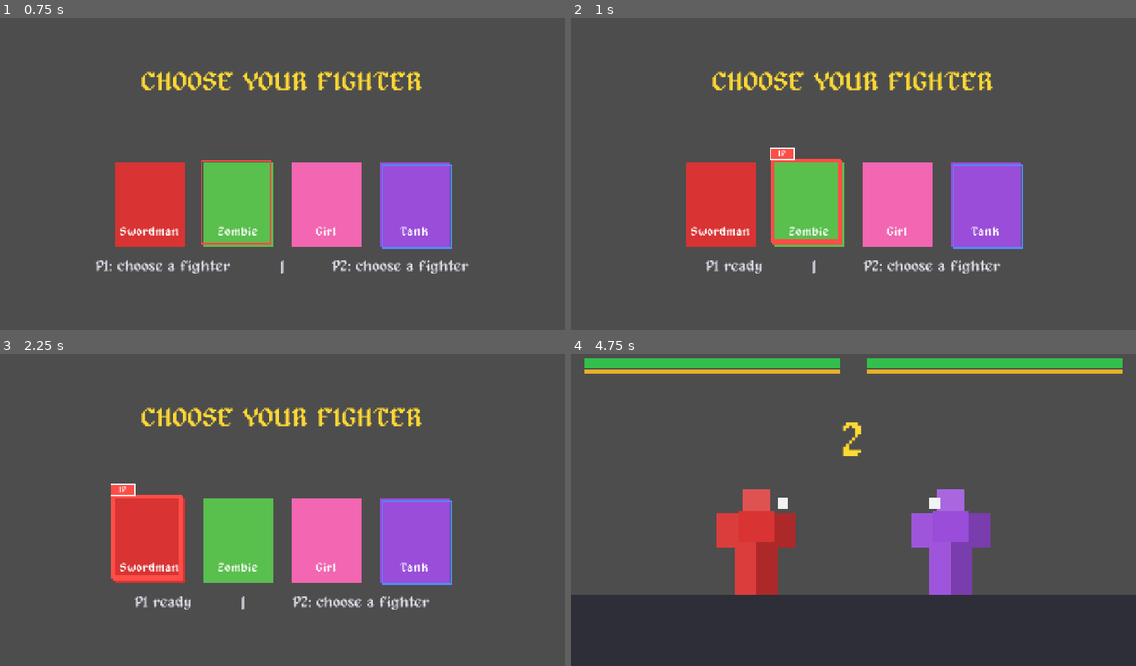
Above: before the commit, frames 1-4 (two rows, left to right).
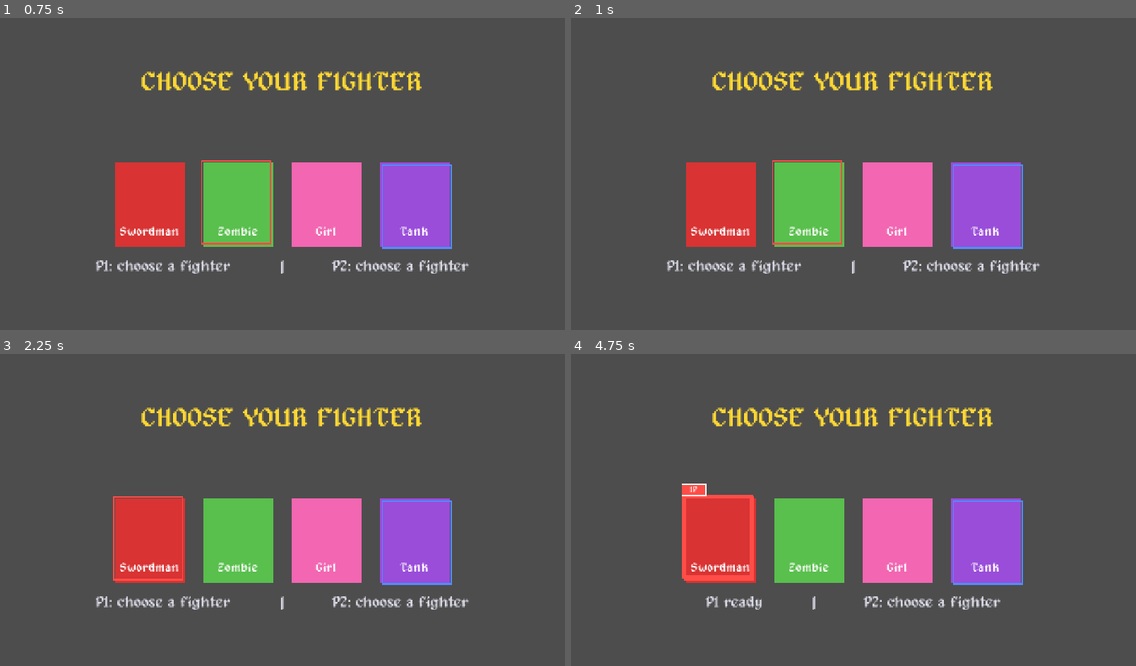
Above: after the commit, the same moments.

Repository: al5ina5/fighter
Game: Godot game, scene res://scenes/Menu.tscn
The game is run twice, just before and just after one commit, with the same random seed, the same clock (stepped at 60 frames per second) and the same inputs.
Inputs (mouse positions are in pixels of both pictures, inside the frame that each line leads up to):
- Up to frame 1 (0.75 s): tap Enter (ui_accept) at 0.5 s; move the mouse to (406, 155) at 0.52 s; hold D (p1_move_right) from 0.53 s (still down); tap G (p1_heavy, bound only before the commit) at 0.6 s; click (406, 155) at 0.67 s
- Up to frame 2 (1 s): keep holding D (p1_move_right); tap W (p1_jump) at 0.77 s; tap F (p1_light, bound only before the commit) at 0.8 s
- Up to frame 3 (2.25 s): tap W (p1_jump) at 1.07, 1.52, 1.82 s; tap Enter (ui_accept) at 1.25, 2 s; move the mouse to (169, 522) at 1.27 s; tap F (p1_light, bound only before the commit) at 1.35 s; tap L (p2_heavy, bound only before the commit) at 1.55, 2.1 s; move the mouse to (339, 438) at 2.02 s; release D (p1_move_right) at 2.03 s; hold A (p1_move_left) from 2.03 s (still down)
- Up to frame 4 (4.75 s): tap K (p2_light, bound only before the commit) at 2.3, 2.85 s; tap Enter (ui_accept) at 2.75, 3.5 s; move the mouse to (825, 572) at 2.77 s; release A (p1_move_left) at 2.78 s; hold D (p1_move_right) 2.78-4.28 s; click (825, 572) at 2.92 s; tap W (p1_jump) at 3.02, 3.32, 3.77, 4.07, 4.52 s; tap Left (p2_move_left) at 3.05, 3.6 s; move the mouse to (1023, 553) at 3.52 s; tap Right (p2_move_right) at 3.8, 4.35 s; move the mouse to (684, 460) at 4.27 s; hold A (p1_move_left) from 4.28 s (still down); tap H (p1_leg_l, bound only after the commit) at 4.55 s

Frame 1 is identical in both runs. In frame 2, 1.8% of the frame differs, in the area x 17-83%, y 41-82%; in frame 3, 1.8%; in frame 4, 44%, in the area x 0-100%, y 1-100%.

Commit message:
Phase B: 4 limb-attacks (matching-limb damage), joint-pivot swing animation, block=back/bumper, jump=stick/dpad up

Diff:
--- a/scenes/Player.tscn
+++ b/scenes/Player.tscn
@@ -15,10 +15,10 @@
 size = Vector2(28, 24)
 
 [sub_resource type="RectangleShape2D" id="RectangleShape2D_arm"]
-size = Vector2(16, 26)
+size = Vector2(16, 22)
 
 [sub_resource type="RectangleShape2D" id="RectangleShape2D_leg"]
-size = Vector2(16, 40)
+size = Vector2(12, 40)
 
 [node name="Player" type="CharacterBody2D" groups=["players"]]
 collision_layer = 1
@@ -31,16 +31,17 @@
 [node name="Rig" type="Node2D" parent="."]
 
 [node name="head" type="Node2D" parent="Rig"]
+position = Vector2(0, -24)
 
 [node name="Body" type="ColorRect" parent="Rig/head"]
 offset_left = -10.0
-offset_top = -40.0
+offset_top = -16.0
 offset_right = 10.0
-offset_bottom = -24.0
+offset_bottom = 0.0
 color = Color(0.9, 0.35, 0.35, 1)
 
 [node name="Hurtbox" type="Area2D" parent="Rig/head"]
-position = Vector2(0, -32)
+position = Vector2(0, -8)
 collision_layer = 4
 collision_mask = 0
 monitorable = true
@@ -50,16 +51,17 @@
 shape = SubResource("RectangleShape2D_head")
 
 [node name="torso" type="Node2D" parent="Rig"]
+position = Vector2(0, -12)
 
 [node name="Body" type="ColorRect" parent="Rig/torso"]
 offset_left = -14.0
-offset_top = -24.0
+offset_top = -12.0
 offset_right = 14.0
-offset_bottom = 0.0
+offset_bottom = 12.0
 color = Color(0.85, 0.2, 0.2, 1)
 
 [node name="Hurtbox" type="Area2D" parent="Rig/torso"]
-position = Vector2(0, -12)
+position = Vector2(0, 0)
 collision_layer = 4
 collision_mask = 0
 monitorable = true
@@ -69,16 +71,17 @@
 shape = SubResource("RectangleShape2D_torso")
 
 [node name="arm_l" type="Node2D" parent="Rig"]
+position = Vector2(-20, -20)
 
 [node name="Body" type="ColorRect" parent="Rig/arm_l"]
-offset_left = -30.0
-offset_top = -22.0
-offset_right = -14.0
-offset_bottom = 4.0
+offset_left = -2.0
+offset_top = -2.0
+offset_right = 14.0
+offset_bottom = 20.0
 color = Color(0.7, 0.17, 0.17, 1)
 
 [node name="Hurtbox" type="Area2D" parent="Rig/arm_l"]
-position = Vector2(-22, -9)
+position = Vector2(6, 9)
 collision_layer = 4
 collision_mask = 0
 monitorable = true
@@ -88,16 +91,17 @@
 shape = SubResource("RectangleShape2D_arm")
 
 [node name="arm_r" type="Node2D" parent="Rig"]
+position = Vector2(6, -20)
 
 [node name="Body" type="ColorRect" parent="Rig/arm_r"]
-offset_left = 14.0
-offset_top = -22.0
-offset_right = 30.0
-offset_bottom = 4.0
+offset_left = -2.0
+offset_top = -2.0
+offset_right = 14.0
+offset_bottom = 20.0
 color = Color(0.7, 0.17, 0.17, 1)
 
 [node name="Hurtbox" type="Area2D" parent="Rig/arm_r"]
-position = Vector2(22, -9)
+position = Vector2(6, 9)
 collision_layer = 4
 collision_mask = 0
 monitorable = true
@@ -107,16 +111,17 @@
 shape = SubResource("RectangleShape2D_arm")
 
 [node name="leg_l" type="Node2D" parent="Rig"]
+position = Vector2(-13, 0)
 
 [node name="Body" type="ColorRect" parent="Rig/leg_l"]
-offset_left = -16.0
+offset_left = 0.0
 offset_top = 0.0
-offset_right = 0.0
+offset_right = 12.0
 offset_bottom = 40.0
 color = Color(0.6, 0.14, 0.14, 1)
 
 [node name="Hurtbox" type="Area2D" parent="Rig/leg_l"]
-position = Vector2(-8, 20)
+position = Vector2(6, 20)
 collision_layer = 4
 collision_mask = 0
 monitorable = true
@@ -126,16 +131,17 @@
 shape = SubResource("RectangleShape2D_leg")
 
 [node name="leg_r" type="Node2D" parent="Rig"]
+position = Vector2(1, 0)
 
 [node name="Body" type="ColorRect" parent="Rig/leg_r"]
 offset_left = 0.0
 offset_top = 0.0
-offset_right = 16.0
+offset_right = 12.0
 offset_bottom = 40.0
 color = Color(0.6, 0.14, 0.14, 1)
 
 [node name="Hurtbox" type="Area2D" parent="Rig/leg_r"]
-position = Vector2(8, 20)
+position = Vector2(6, 20)
 collision_layer = 4
 collision_mask = 0
 monitorable = true
--- a/scripts/CharacterSelect.gd
+++ b/scripts/CharacterSelect.gd
@@ -124,8 +124,8 @@
 		get_tree().change_scene_to_file("res://scenes/Battle.tscn")
 		return
 
-	_update_player(1, "p1_move_left", "p1_move_right", "p1_light", p1_cursor, p1_marker, p1_badge)
-	_update_player(2, "p2_move_left", "p2_move_right", "p2_light", p2_cursor, p2_marker, p2_badge)
+	_update_player(1, "p1_move_left", "p1_move_right", "p1_leg_l", p1_cursor, p1_marker, p1_badge)
+	_update_player(2, "p2_move_left", "p2_move_right", "p2_leg_l", p2_cursor, p2_marker, p2_badge)
 	_update_status()
 	banner_time += delta
 	_update_banner()
--- a/scripts/InputSetup.gd
+++ b/scripts/InputSetup.gd
@@ -5,17 +5,21 @@
 	# Player 1 — keyboard (WASD) + controller slot 0
 	_key_action("p1_move_left", [KEY_A], JOY_BUTTON_DPAD_LEFT, 0)
 	_key_action("p1_move_right", [KEY_D], JOY_BUTTON_DPAD_RIGHT, 0)
-	_key_action("p1_jump", [KEY_W, KEY_SPACE], JOY_BUTTON_A, 0)
-	_key_action("p1_light", [KEY_F], JOY_BUTTON_X, 0)
-	_key_action("p1_heavy", [KEY_G], JOY_BUTTON_Y, 0)
+	_key_action("p1_jump", [KEY_W, KEY_UP], JOY_BUTTON_DPAD_UP, 0)
 	_key_action("p1_block", [KEY_S], JOY_BUTTON_LEFT_SHOULDER, 0)
+	_key_action("p1_arm_l", [KEY_F], JOY_BUTTON_Y, 0)
+	_key_action("p1_arm_r", [KEY_G], JOY_BUTTON_X, 0)
+	_key_action("p1_leg_l", [KEY_H], JOY_BUTTON_A, 0)
+	_key_action("p1_leg_r", [KEY_J], JOY_BUTTON_B, 0)
 	# Player 2 — keyboard (arrows) + controller slot 1
 	_key_action("p2_move_left", [KEY_LEFT], JOY_BUTTON_DPAD_LEFT, 1)
 	_key_action("p2_move_right", [KEY_RIGHT], JOY_BUTTON_DPAD_RIGHT, 1)
-	_key_action("p2_jump", [KEY_UP, KEY_ENTER], JOY_BUTTON_A, 1)
-	_key_action("p2_light", [KEY_K], JOY_BUTTON_X, 1)
-	_key_action("p2_heavy", [KEY_L], JOY_BUTTON_Y, 1)
+	_key_action("p2_jump", [KEY_UP], JOY_BUTTON_DPAD_UP, 1)
 	_key_action("p2_block", [KEY_DOWN], JOY_BUTTON_LEFT_SHOULDER, 1)
+	_key_action("p2_arm_l", [KEY_K], JOY_BUTTON_Y, 1)
+	_key_action("p2_arm_r", [KEY_L], JOY_BUTTON_X, 1)
+	_key_action("p2_leg_l", [KEY_SEMICOLON], JOY_BUTTON_A, 1)
+	_key_action("p2_leg_r", [KEY_APOSTROPHE], JOY_BUTTON_B, 1)
 
 
 func _key_action(action: StringName, keys: Array, pad_button: int = -1, pad_device: int = 0) -> void:
--- a/scripts/Menu.gd
+++ b/scripts/Menu.gd
@@ -30,7 +30,7 @@
 func _should_start() -> bool:
 	if Input.is_action_just_pressed("ui_accept"):
 		return true
-	for action in ["p1_jump", "p1_light", "p1_heavy", "p2_jump", "p2_light", "p2_heavy"]:
+	for action in ["p1_jump", "p1_arm_l", "p1_arm_r", "p1_leg_l", "p1_leg_r", "p2_jump", "p2_arm_l", "p2_arm_r", "p2_leg_l", "p2_leg_r"]:
 		if Input.is_action_just_pressed(action):
 			return true
 	for device in [0, 1]:
--- a/scripts/Player.gd
+++ b/scripts/Player.gd
@@ -13,16 +13,23 @@
 }
 const LIMBS := ["head", "torso", "arm_l", "arm_r", "leg_l", "leg_r"]
 
-const LIGHT := {
-	"windup": 0.10, "active": 0.10, "recovery": 0.20,
-	"damage": 5.0, "knockback": 160.0, "stun": 0.22, "reach": Vector2(70, 80),
-	"aim": 0.0, "can_hit": ["head", "torso", "arm_l", "arm_r"],
+const ARM_L := {
+	"name": "arm_l", "target": "arm_l", "windup": 0.12, "active": 0.08, "recovery": 0.18,
+	"damage": 6.0, "knockback": 230.0, "stun": 0.26, "reach": Vector2(70, 70), "aim": 0.0, "swing": 0.9,
 }
-const HEAVY := {
-	"windup": 0.35, "active": 0.12, "recovery": 0.35,
-	"damage": 12.0, "knockback": 300.0, "stun": 0.36, "reach": Vector2(95, 95),
-	"aim": 10.0, "can_hit": ["head", "torso", "arm_l", "arm_r", "leg_l", "leg_r"],
+const ARM_R := {
+	"name": "arm_r", "target": "arm_r", "windup": 0.12, "active": 0.08, "recovery": 0.18,
+	"damage": 6.0, "knockback": 230.0, "stun": 0.26, "reach": Vector2(70, 70), "aim": 0.0, "swing": 0.9,
 }
+const LEG_L := {
+	"name": "leg_l", "target": "leg_l", "windup": 0.28, "active": 0.10, "recovery": 0.30,
+	"damage": 10.0, "knockback": 330.0, "stun": 0.40, "reach": Vector2(95, 100), "aim": 12.0, "swing": 1.2,
+}
+const LEG_R := {
+	"name": "leg_r", "target": "leg_r", "windup": 0.28, "active": 0.10, "recovery": 0.30,
+	"damage": 10.0, "knockback": 330.0, "stun": 0.40, "reach": Vector2(95, 100), "aim": 12.0, "swing": 1.2,
+}
+const ATTACKS := {"arm_l": ARM_L, "arm_r": ARM_R, "leg_l": LEG_L, "leg_r": LEG_R}
 
 signal died
 
@@ -51,6 +58,8 @@
 var input_locked := false
 var air_hits := 0
 var hurt_tilt := 0.0
+var stick_was_up := false
+var attack_tween: Tween
 
 
 func _ready() -> void:
@@ -100,18 +109,14 @@
 	if _jump_pressed() and is_on_floor():
 		velocity.y = JUMP_VELOCITY
 		return
-	if _light_pressed():
-		if _has_arm():
-			_start_attack(LIGHT)
-		else:
-			velocity.x = 0.0
-	elif _heavy_pressed():
-		if _has_leg():
-			_start_attack(HEAVY)
-		else:
-			velocity.x = 0.0
-	else:
-		velocity.x = _move_input() * _move_speed()
+	for name in ["arm_l", "arm_r", "leg_l", "leg_r"]:
+		if Input.is_action_just_pressed(_action(name)):
+			if _limb_available(name):
+				_start_attack(ATTACKS[name])
+			else:
+				velocity.x = 0.0
+			return
+	velocity.x = _move_dir() * _move_speed()
 
 
 func _start_attack(data: Dictionary) -> void:
@@ -125,6 +130,16 @@
 	hitbox.position.x = facing * (reach.x / 2.0 + 30.0)
 	hitbox.position.y = data.aim
 	_set_hitbox(false)
+	_anim_attack(data)
+
+
+func _anim_attack(data: Dictionary) -> void:
+	var limb_node: Node2D = _get_limb_node(data.name)
+	if attack_tween:
+		attack_tween.kill()
+	attack_tween = create_tween()
+	attack_tween.tween_property(limb_node, "rotation", -facing * data.swing, data.windup + data.active)
+	attack_tween.tween_property(limb_node, "rotation", 0.0, data.recovery)
 
 
 func _tick_attack(delta: float) -> void:
@@ -154,13 +169,8 @@
 			victim = victim.get_parent()
 		if victim == null or victim == self:
 			continue
-		if not area.has_meta("limb"):
-			continue
-		var limb: String = area.get_meta("limb")
-		if limb not in attack.can_hit:
-			continue
 		hit_landed = true
-		victim.take_part_hit(limb, attack.damage, global_position.x, attack.knockback, attack.stun)
+		victim.take_part_hit(attack.target, attack.damage, global_position.x, attack.knockback, attack.stun)
 		return
 
 
@@ -169,6 +179,7 @@
 		_blocked_hit(dmg, source_x, kb, stun)
 		return
 
+	_interrupt_attack()
 	var limb: Dictionary = limb_hp[limb_name]
 	if limb.gone:
 		return
@@ -228,6 +239,14 @@
 		print("GUARD BREAK!")
 
 
+func _interrupt_attack() -> void:
+	if attack_tween:
+		attack_tween.kill()
+		attack_tween = null
+	for name in LIMBS:
+		_get_limb_node(name).rotation = 0.0
+
+
 func _update_flash(delta: float) -> void:
 	if flash_timer > 0.0:
 		flash_timer -= delta
@@ -291,12 +310,12 @@
 	return get_node("Rig/" + name + "/Hurtbox")
 
 
-func _has_arm() -> bool:
-	return not (limb_hp["arm_l"].gone and limb_hp["arm_r"].gone)
-
-
-func _has_leg() -> bool:
-	return not (limb_hp["leg_l"].gone and limb_hp["leg_r"].gone)
+func _get_limb_node(name: String) -> Node2D:
+	return get_node("Rig/" + name)
+
+
+func _limb_available(name: String) -> bool:
+	return not limb_hp[name].gone
 
 
 func _move_speed() -> float:
@@ -334,17 +353,19 @@
 	input_locked = true
 	air_hits = 0.0
 	hurt_tilt = 0.0
+	stick_was_up = false
 	rig.rotation = 0.0
 	_set_hitbox(false)
 	rig.self_modulate = Color.WHITE
 	rig.modulate = Color.WHITE
+	_interrupt_attack()
 	for name in LIMBS:
 		limb_hp[name].hp = LIMB_MAX[name]
 		limb_hp[name].gone = false
 		_get_limb_body(name).visible = true
 
 
-func _move_input() -> float:
+func _move_dir() -> float:
 	var dir := Input.get_axis(_action("move_left"), _action("move_right"))
 	var stick := Input.get_joy_axis(_pad_device(), JOY_AXIS_LEFT_X)
 	if absf(stick) < 0.15:
@@ -353,19 +374,19 @@
 
 
 func _jump_pressed() -> bool:
-	return Input.is_action_just_pressed(_action("jump"))
-
-
-func _light_pressed() -> bool:
-	return Input.is_action_just_pressed(_action("light"))
-
-
-func _heavy_pressed() -> bool:
-	return Input.is_action_just_pressed(_action("heavy"))
+	if Input.is_action_just_pressed(_action("jump")):
+		return true
+	var y := Input.get_joy_axis(_pad_device(), JOY_AXIS_LEFT_Y)
+	var up := y < -0.5
+	var pressed := up and not stick_was_up
+	stick_was_up = up
+	return pressed
 
 
 func _block_held() -> bool:
-	return Input.is_action_pressed(_action("block"))
+	if Input.is_action_pressed(_action("block")):
+		return true
+	return _move_dir() * facing < -0.3
 
 
 func _action(name: String) -> StringName:
